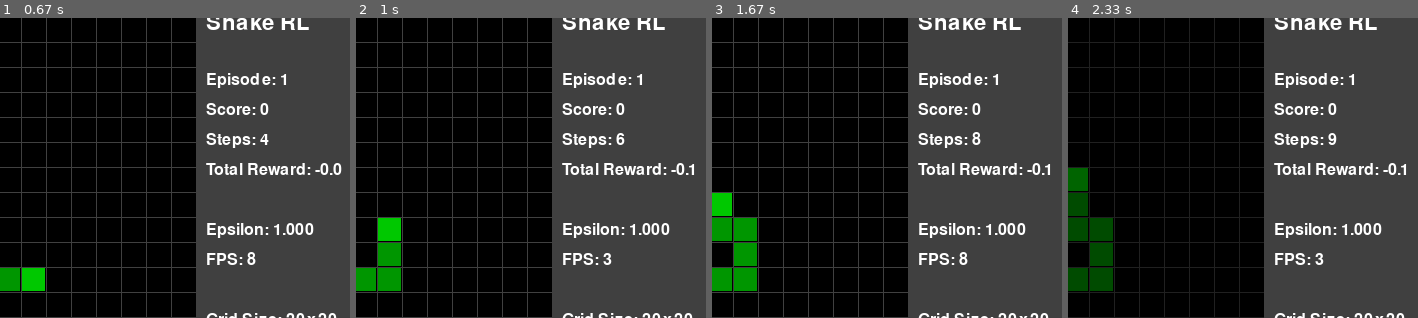
Above: before the commit, frames 1-4 (left to right).
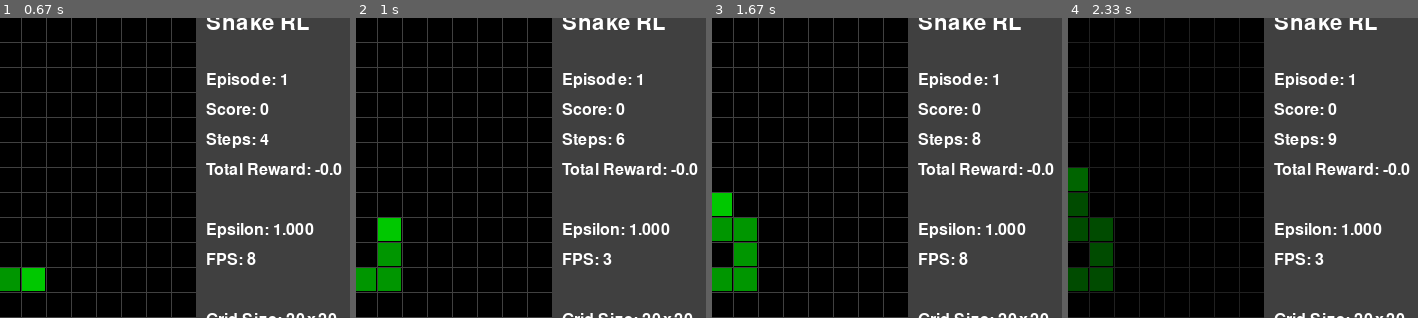
Above: after the commit, the same moments.

Repository: krupkaf/AI-Agents-exercise10
Game: pygame game, started from demo/visualization.py
Same seed, same stepped clock (60 frames per second), same inputs: the game is played once before the commit and once after it.
Inputs:
- Up to frame 1 (0.67 s): hold Up from 0.33 s (still down)
- Up to frame 2 (1 s): release Up at 0.8 s; hold Down from 0.83 s (still down); tap Space at 0.9 s; tap S at 0.98 s
- Up to frame 3 (1.67 s): release Down at 1.15 s; hold Up from 1.18 s (still down); tap Space at 1.25 s
- Up to frame 4 (2.33 s): release Up at 1.7 s; hold Down 1.73-2.28 s; tap Space at 1.8 s; hold Up from 2.32 s (still down)
The pictures show only the part of the screen within x 43-93%, y 4-54%; the shares and areas given below are measured in that part.

Frame 1 is identical in both runs. In frame 2, less than 0.1% of the frame differs, in the area x 95-98%, y 48-53%; in frame 3, less than 0.1%; in frame 4, less than 0.1%.

Commit message:
Implement anti-oscillation reward system to prevent snake getting stuck
Redesign reward structure to eliminate common DQN problem where agent learns
to oscillate between safe positions instead of actively seeking food. The new
system combines positive motivation with targeted penalties.

Major reward system changes:
- Increase food reward: +10 → +20 (stronger motivation for active seeking)
- Reduce step penalty: -0.01 → -0.001 (minimal exploration discouragement)
- Add revisit penalty: -1.0 for returning to previously visited position
- Add oscillation penalty: -3.0 for returning to position from 2 steps ago

Technical implementation:
- Add position tracking in SnakeGame: visited_positions set + position_history list
- Implement _calculate_position_penalty() for intelligent penalty calculation
- Implement _update_position_tracking() for efficient position management
- Update reward constants in constants.py with new penalty values
- Modify step() method to apply position-based penalties before movement

Anti-stuck mechanism:
- Tracks all positions ever visited during episode
- Detects oscillation patterns (A→B→A sequences)
- Applies cumulative penalties for both revisiting and oscillating
- Prevents infinite "ping-pong" behavior between two safe positions

Documentation updates:
- Update CLAUDE.md with new reward system specifications
- Add comprehensive "Anti-Oscillation Reward Design" section to README.md
- Document reward rationale and problem-solving approach
- Update all reward value references in environment documentation

Expected behavior improvement:
- Agent forced to actively explore instead of staying in safe areas
- Eliminates common DQN convergence to suboptimal oscillating policies
- Encourages progressive movement toward food locations
- Maintains efficiency motivation while supporting longer exploration

Diff:
--- a/src/environment/constants.py
+++ b/src/environment/constants.py
@@ -13,6 +13,8 @@
 FOOD = 3
 
 # Reward values (float for precise calculations)
-REWARD_FOOD = 10.0
+REWARD_FOOD = 20.0          # Increased from 10.0 to encourage active food seeking
 REWARD_DEATH = -10.0
-REWARD_STEP = -0.01
+REWARD_STEP = -0.001
+REWARD_REVISIT = -1.0       # Penalty for returning to previously visited position
+REWARD_OSCILLATE = -3.0     # Heavy penalty for returning to position from 2 steps ago
--- a/src/environment/game_logic.py
+++ b/src/environment/game_logic.py
@@ -2,7 +2,7 @@
 import numpy as np
 from typing import List, Tuple, Optional
 
-from .constants import UP, RIGHT, DOWN, LEFT, EMPTY, SNAKE_BODY, SNAKE_HEAD, FOOD, REWARD_FOOD, REWARD_DEATH, REWARD_STEP
+from .constants import UP, RIGHT, DOWN, LEFT, EMPTY, SNAKE_BODY, SNAKE_HEAD, FOOD, REWARD_FOOD, REWARD_DEATH, REWARD_STEP, REWARD_REVISIT, REWARD_OSCILLATE
 
 
 class SnakeGame:
@@ -43,6 +43,10 @@
         self.score = 0
         self.steps = 0
         self.game_over = False
+
+        # Track visited positions for anti-oscillation rewards
+        self.visited_positions = set()  # All positions ever visited
+        self.position_history = []      # Last few positions for oscillation detection
 
         return self.get_state()
 
@@ -83,7 +87,7 @@
 
         Returns:
             observation: Current game state as grid array
-            reward: Reward for this step (food=+10, death=-10, step=-0.01)
+            reward: Reward for this step (food=+20, death=-10, step=-0.001, revisit=-1, oscillate=-3)
             done: True if game ended (collision occurred)
             info: Dictionary with game statistics
         """
@@ -111,7 +115,14 @@
             reward = REWARD_DEATH
             return self.get_state(), reward, True, {"score": self.score}
 
+        # Apply position-based penalties before moving
+        position_penalty = self._calculate_position_penalty(new_head)
+        reward += position_penalty
+
         self.snake.insert(0, new_head)
+
+        # Update position tracking
+        self._update_position_tracking(new_head)
 
         if new_head == self.food:
             self.score += 1
@@ -230,3 +241,38 @@
             Total steps since last reset
         """
         return self.steps
+
+    def _calculate_position_penalty(self, new_head: Tuple[int, int]) -> float:
+        """Calculate penalty for visiting specific positions.
+
+        Args:
+            new_head: New head position to evaluate
+
+        Returns:
+            Penalty value (negative float)
+        """
+        penalty = 0.0
+
+        # Check if returning to previously visited position
+        if new_head in self.visited_positions:
+            penalty += REWARD_REVISIT  # -1.0
+
+        # Check if oscillating (returning to position from 2 steps ago)
+        if len(self.position_history) >= 2 and new_head == self.position_history[-2]:
+            penalty += REWARD_OSCILLATE  # -3.0
+
+        return penalty
+
+    def _update_position_tracking(self, new_head: Tuple[int, int]) -> None:
+        """Update position tracking for penalty calculations.
+
+        Args:
+            new_head: New head position that was just moved to
+        """
+        # Add to visited positions set
+        self.visited_positions.add(new_head)
+
+        # Add to position history and keep only last 3 positions
+        self.position_history.append(new_head)
+        if len(self.position_history) > 3:
+            self.position_history.pop(0)
--- a/src/environment/snake_env.py
+++ b/src/environment/snake_env.py
@@ -93,7 +93,7 @@
 
         Returns:
             observation: New game state as grid array
-            reward: Reward for this step (+10 food, -10 death, -0.01 step)
+            reward: Reward for this step (+20 food, -10 death, -0.001 step, -1 revisit, -3 oscillate)
             terminated: True if game ended (collision/death)
             truncated: True if max steps reached
             info: Dictionary with game statistics
Not shown, changed: README.md
Not shown, changed: CLAUDE.md
